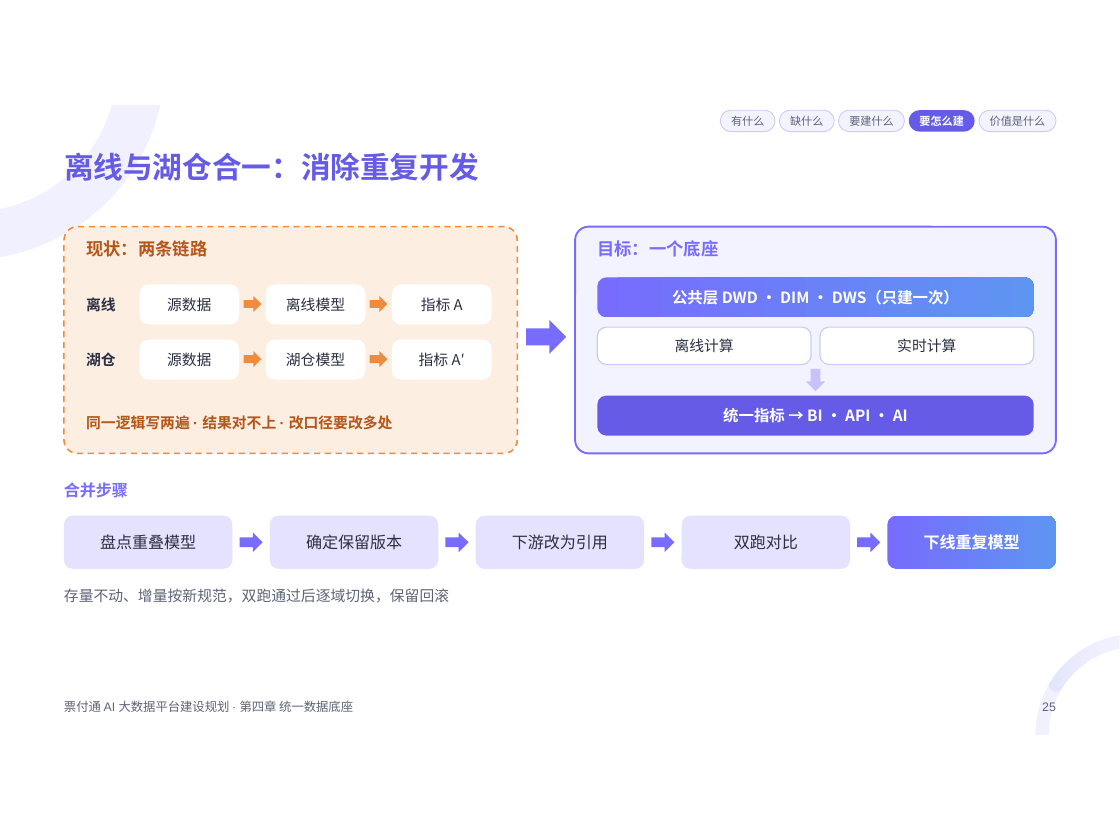
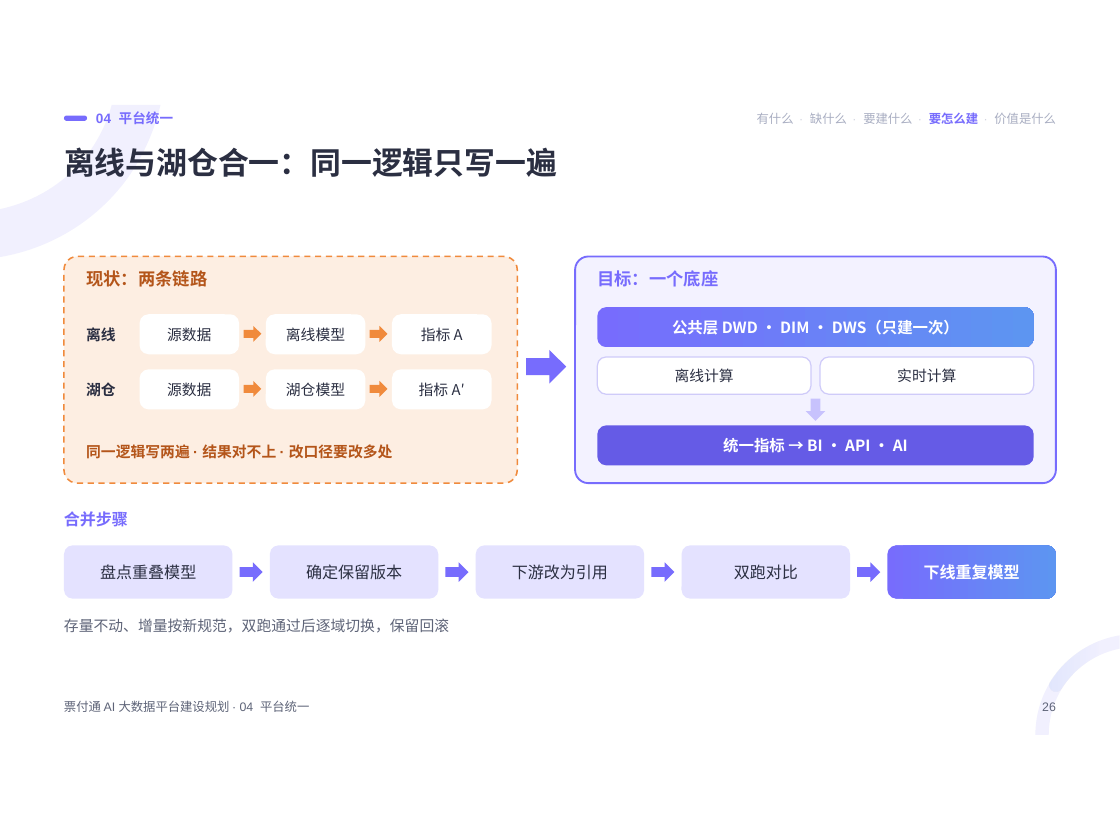
Before and after one commit to keanying/relevance, a slide deck: slide 26 of 票付通AI大数据平台建设规划.pptx (slide 25 before the commit). Drawn at 1120x840 pixels with LibreOffice and Linux fonts; fonts in the diff are those of the drawing. Boxes give left, top, right and bottom in pixels: in the first picture for what was removed or moved away, otherwise in the second. Text is boxed around its words. In the diff, an @@ line names an element or a change of style, - is before the commit and + after.

```diff
--- a/票付通AI大数据平台建设规划.pptx
+++ b/票付通AI大数据平台建设规划.pptx
@@ rounded rectangle added at (64, 116, 87, 121), fill #776CFD @@
@@ text added at (96, 111, 173, 124), 11 pt, text #776CFD, bold @@
+04 平台统一
@@ rounded rectangle removed at (720, 110, 774, 132) @@
-有什么
@@ text added at (757, 112, 1056, 124), 10 pt, text #A9AEC2 @@
+有什么 · 缺什么 · 要建什么 · 要怎么建 · 价值是什么
@@ rounded rectangle removed at (780, 110, 834, 132) @@
-缺什么
@@ rounded rectangle removed at (838, 110, 904, 132) @@
-要建什么
@@ rounded rectangle removed at (908, 110, 974, 132) @@
-要怎么建
@@ rounded rectangle removed at (980, 110, 1056, 132) @@
-价值是什么
@@ title at (64, 147, 557, 177): text changed; size 24 to 25 pt; text colour #655BE6 to #2B2F42 @@
-离线与湖仓合一：消除重复开发
+离线与湖仓合一：同一逻辑只写一遍
@@ 2 rounded rectangles, 2 right arrows: place and size @@
-2 rounded rectangles, 2 right arrows at (140, 340, 492, 380)
+2 rounded rectangles, 2 right arrows at (140, 315, 492, 355)
@@ text in rounded rectangle at (421, 327, 463, 341): text changed @@
-指标 A′
+指标 A
@@ 2 rounded rectangles, 2 right arrows: place and size @@
-2 rounded rectangles, 2 right arrows at (140, 284, 492, 324)
+2 rounded rectangles, 2 right arrows at (140, 370, 492, 410)
@@ text in rounded rectangle at (419, 382, 465, 396): text changed @@
-指标 A
+指标 A′
@@ 13 rounded rectangles, 7 texts, 5 right arrows, 1 down arrow: place and size @@
-13 rounded rectangles, 7 texts, 5 right arrows, 1 down arrow at (64, 227, 1056, 603)
+13 rounded rectangles, 7 texts, 5 right arrows, 1 down arrow at (64, 256, 1056, 633)
@@ text at (64, 700, 309, 712): text changed @@
-票付通 AI 大数据平台建设规划 · 第四章 统一数据底座
+票付通 AI 大数据平台建设规划 · 04 平台统一
```
Also in this commit, not shown: 51 other slides changed, 1 slide added, 1 slide removed.
